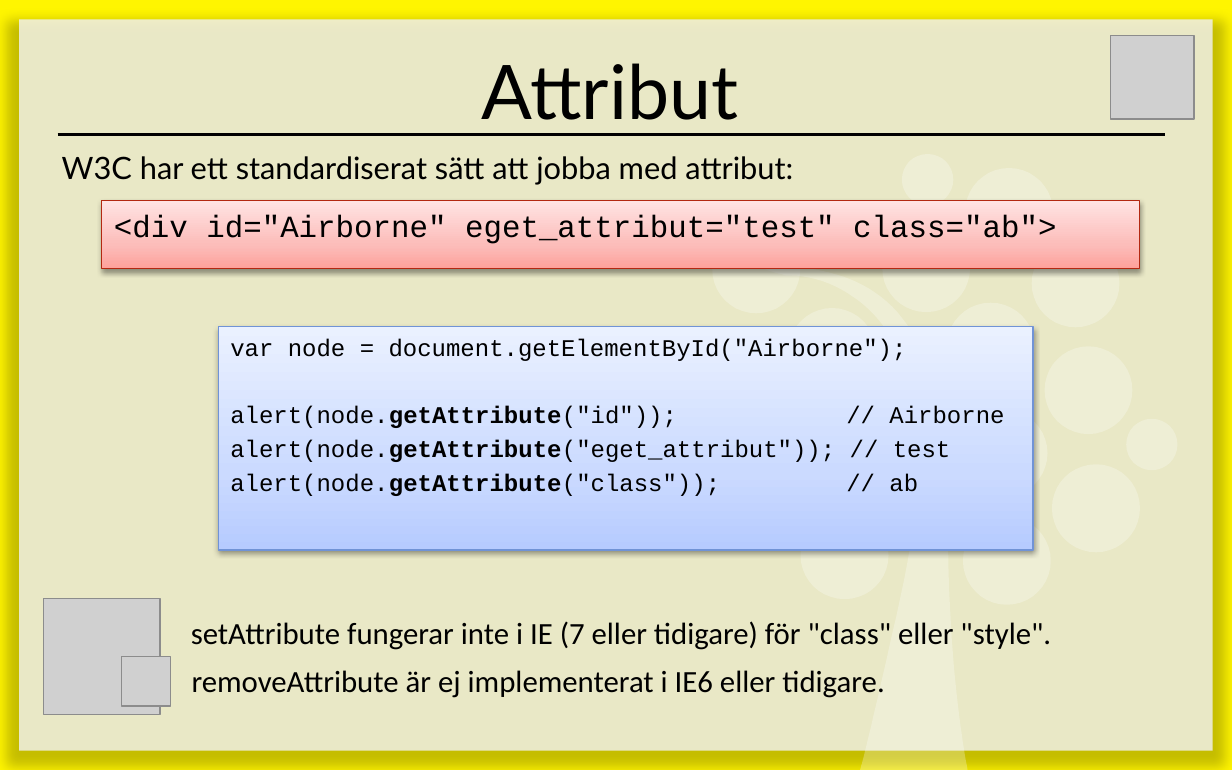
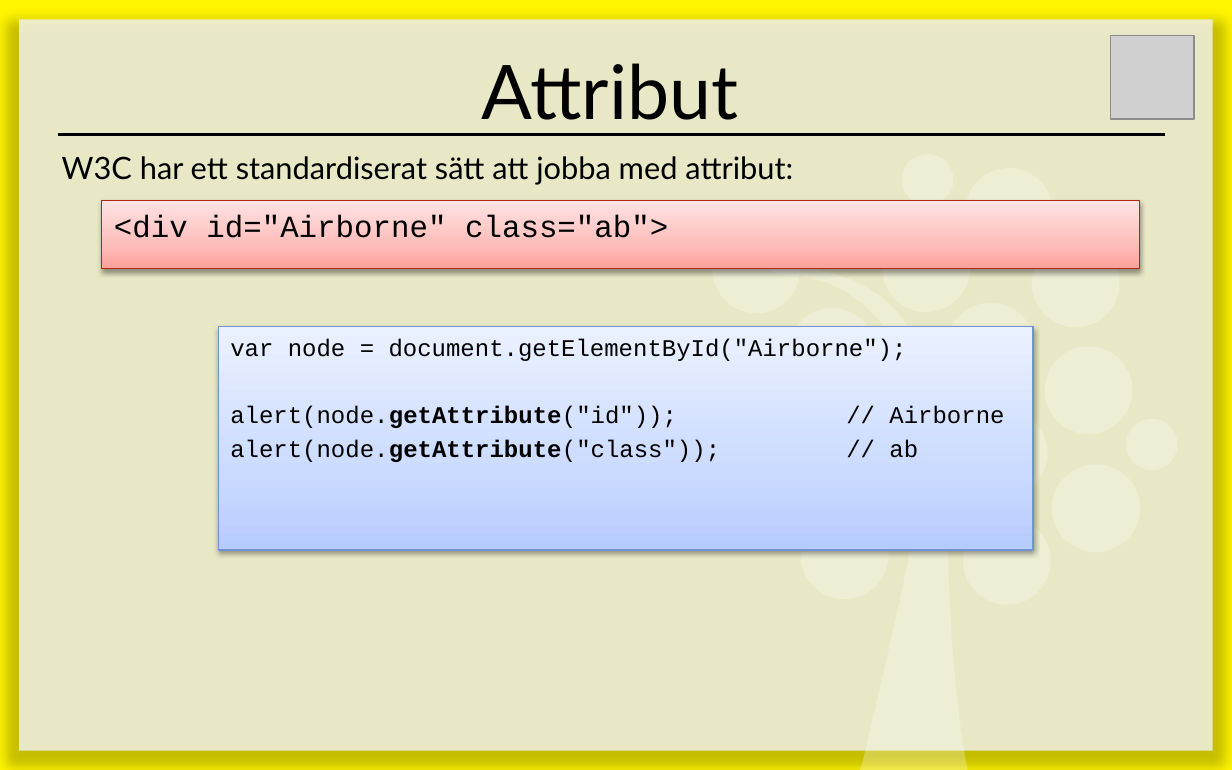
Before and after one commit to 1dv435/Kursmaterial, a slide deck: slide 11 of Föreläsningar/F07 - DOM.pptx (slide 13 before the commit). Drawn at 1232x770 pixels with LibreOffice and Linux fonts; fonts in the diff are those of the drawing; grey boxes stand for pictures. Boxes give left, top, right and bottom in pixels: in the first picture for what was removed or moved away, otherwise in the second. Text is boxed around its words. In the diff, an @@ line names an element or a change of style, - is before the commit and + after.

```diff
--- a/Föreläsningar/F07 - DOM.pptx
+++ b/Föreläsningar/F07 - DOM.pptx
@@ subtitle at [114, 215, 668, 238]: text changed @@
-<div id="Airborne" eget_attribut="test" class="ab">
+<div id="Airborne" class="ab">
@@ text in rectangle at [230, 440, 951, 462]: paragraph removed @@
-alert(node.getAttribute("eget_attribut")); // test
@@ picture removed at [43, 599, 159, 715] @@
@@ text removed at [191, 621, 1051, 650] @@
-setAttribute fungerar inte i IE (7 eller tidigare) för "class" eller "style".
@@ picture removed at [121, 657, 170, 706] @@
@@ text removed at [192, 670, 884, 698] @@
-removeAttribute är ej implementerat i IE6 eller tidigare.
```
Also in this commit, not shown: 3 other slides changed, 2 slides removed.
